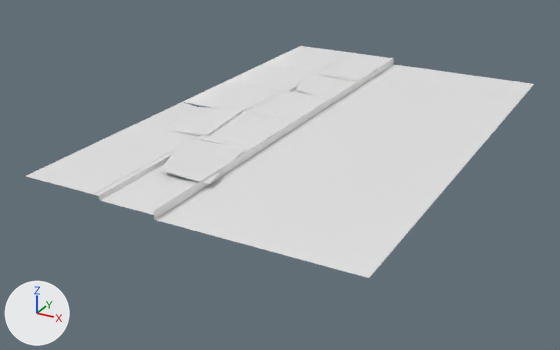
The FBX model Assets/_Project/Addressables/Remote/StageProps/Stage_01/FBX/tutorial_floor_01.fbx: old version first, new version second.
One viewpoint serves both versions: a camera (50 mm lens) standing at (15.9, -33.4, 13.1) and looking at (-1.5, -1.8, -2.7). The lights are fixed; the arrows at lower left show +X, +Y and +Z. The first picture is the older version. Where no turn or scale is listed for an object, it has been applied to the vertices. Vertices at exactly the same position are counted once.

Names of what the first picture shows: 'tutorial_floor_01'.
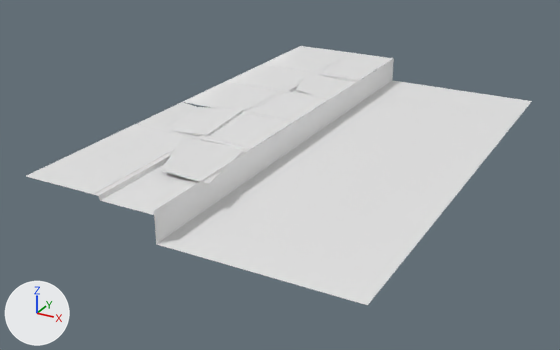
Edits to the bpy script that builds the scene:
```text
Change me_plane_013:
    used by ob_tutorial_floor_01; location = (0.0, 0.0, 0.0)
    remove me_plane_013.from_pydata(...)  # 770 vertices, 738 faces; spans x -7.8..7.8, y -12.5..12.5, z -0.4..0.1
    add me_plane_013.from_pydata(...)  # 770 vertices, 738 faces; spans x -7.8..7.8, y -12.5..12.5, z -1.5..0.1
    me_plane_013 part 1: the loose piece of 6 vertices spanning x -1.1..7.8, y -12.5..12.5, z -0.4..0.0 is scaled about the mesh origin by (1, 1, 3.84)
```

Where the change shows, as pixel boxes (x1, y1, x2, y2) in the pictures (560 x 350 px; the box of a moved part takes in the faces that stretch with it):
'tutorial_floor_01', reshaped (12% taller)
    before: (26, 46, 534, 278)
    after: (26, 46, 532, 305)
part 1 of me_plane_013, moved or reshaped
    before: (154, 62, 534, 278)
    after: (154, 62, 532, 305)
